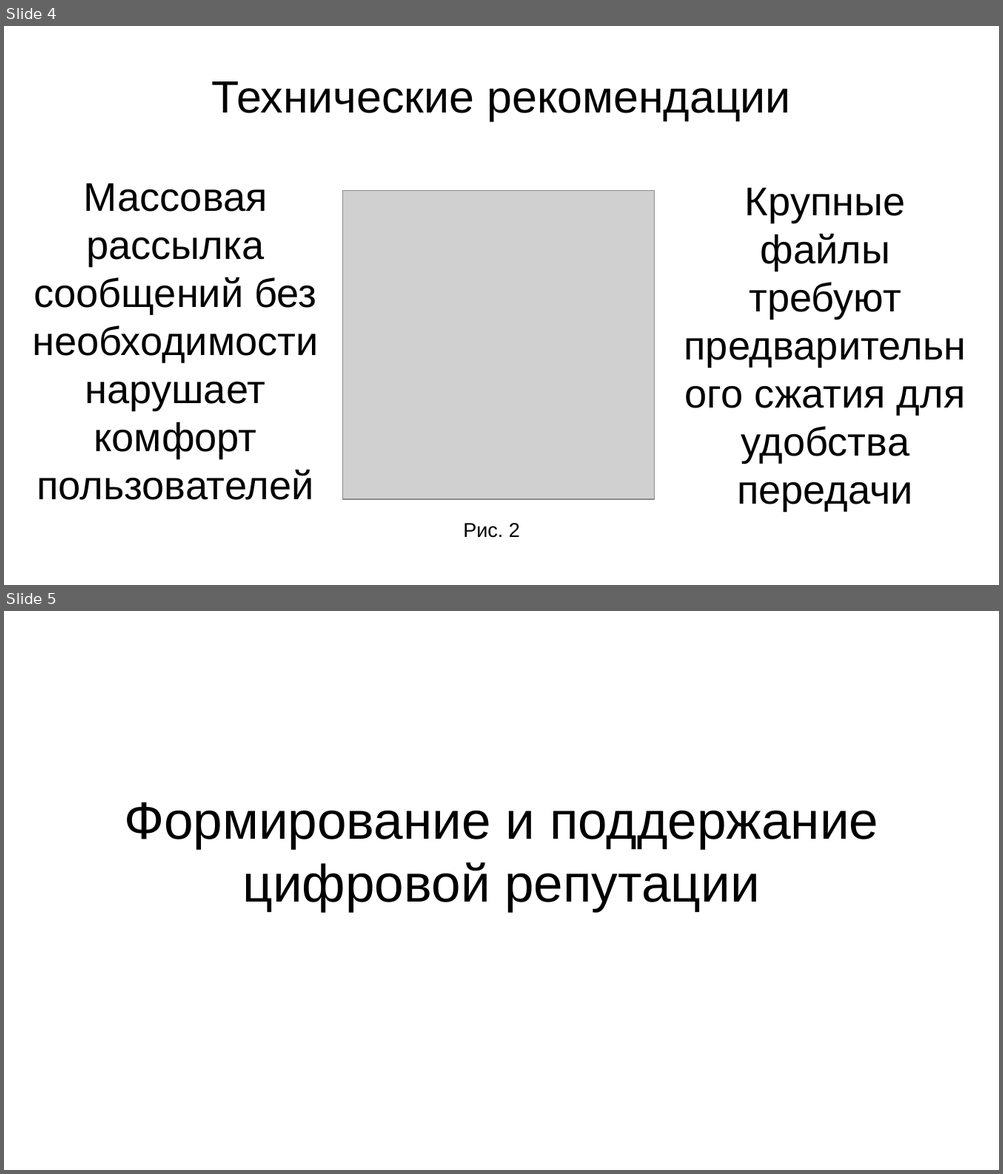
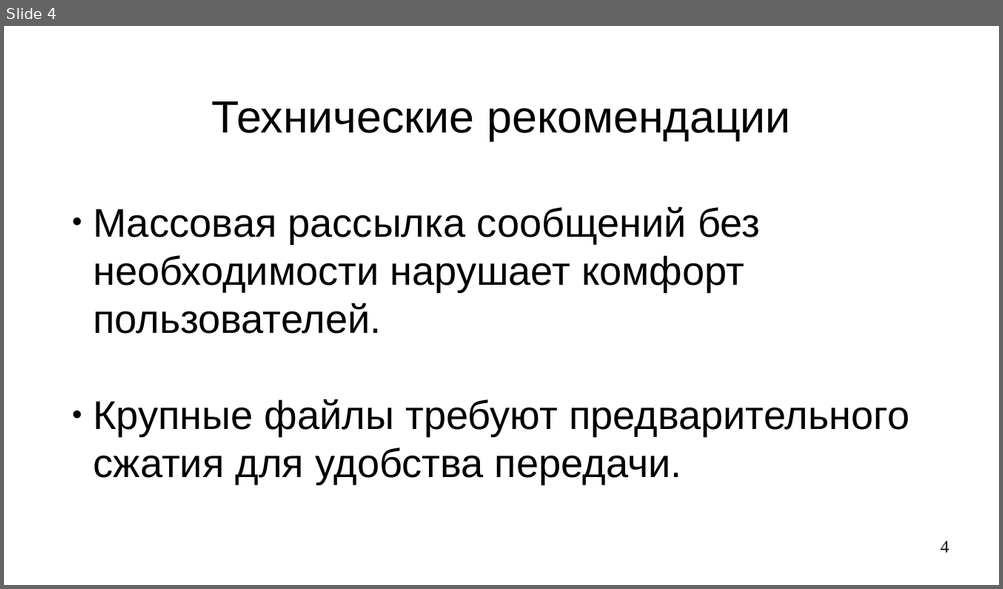
Before and after one commit to NietzschePoseidon/digital-fundamentals, a slide deck: documents/OCTpres1.odp. Shown one above the other, each under a label of ours: slides 4 and 5 before the commit, slide 4 after it. The pictures are 1003x1174 and 1003x589 pixels, drawn with LibreOffice and Linux fonts; fonts in the diff are those of the drawing; grey boxes stand for pictures. Boxes give left, top, right and bottom in pixels: in the first picture for what was removed or moved away, otherwise in the second. Text is boxed around its words. In the diff, an @@ line names an element or a change of style, - is before the commit and + after.

```diff
--- a/documents/OCTpres1.odp
+++ b/documents/OCTpres1.odp
@@ slide 5 removed at (x1=4, y1=611, x2=999, y2=1170), background #FFFFFF @@
@@ subtitle removed at (x1=124, y1=802, x2=878, y2=911) @@
-Формирование и поддержание цифровой репутации
@@ slide 4 changed as well @@
@@ title "Технические рекомендации" moved from (x1=211, y1=82, x2=791, y2=121) to (x1=211, y1=101, x2=791, y2=141) @@
@@ picture removed at (x1=342, y1=190, x2=654, y2=500) @@
@@ text removed at (x1=737, y1=187, x2=965, y2=511) @@
-Крупные файлы требуют предварительного сжатия для удобства передачи
@@ subtitle at (x1=93, y1=207, x2=909, y2=484): text changed @@
-Массовая рассылка сообщений без необходимости нарушает комфорт пользователей
+● Массовая рассылка сообщений без необходимости нарушает комфорт пользователей.
+● Крупные файлы требуют предварительного сжатия для удобства передачи.
@@ text removed at (x1=463, y1=523, x2=520, y2=538) @@
-Рис. 2
@@ page number added at (x1=940, y1=541, x2=949, y2=553), 14 pt, text #000000 @@
+4
```
Also in this commit, not shown: 9 other slides changed, 1 slide added, 1 other slide removed.
